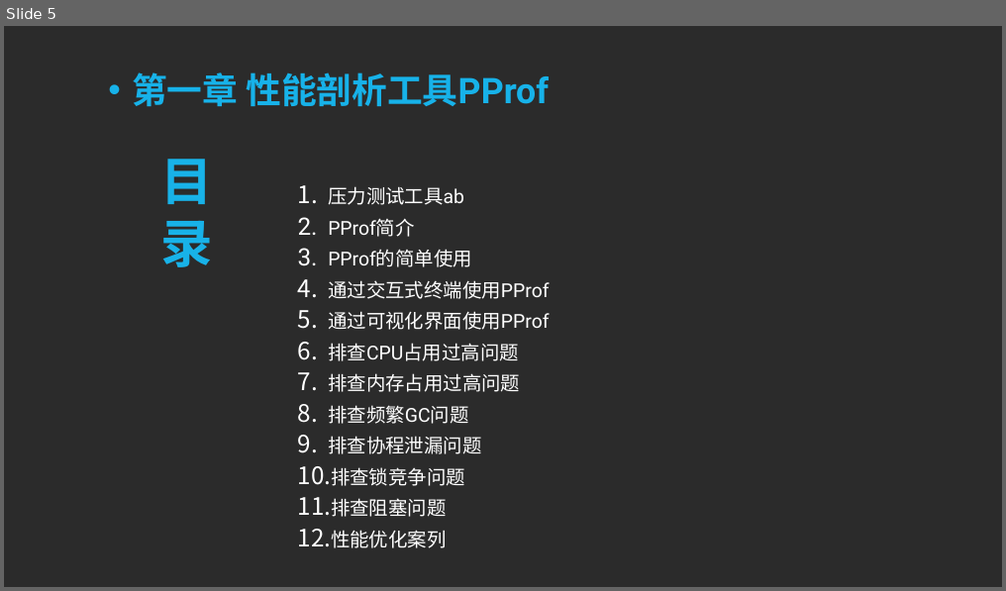
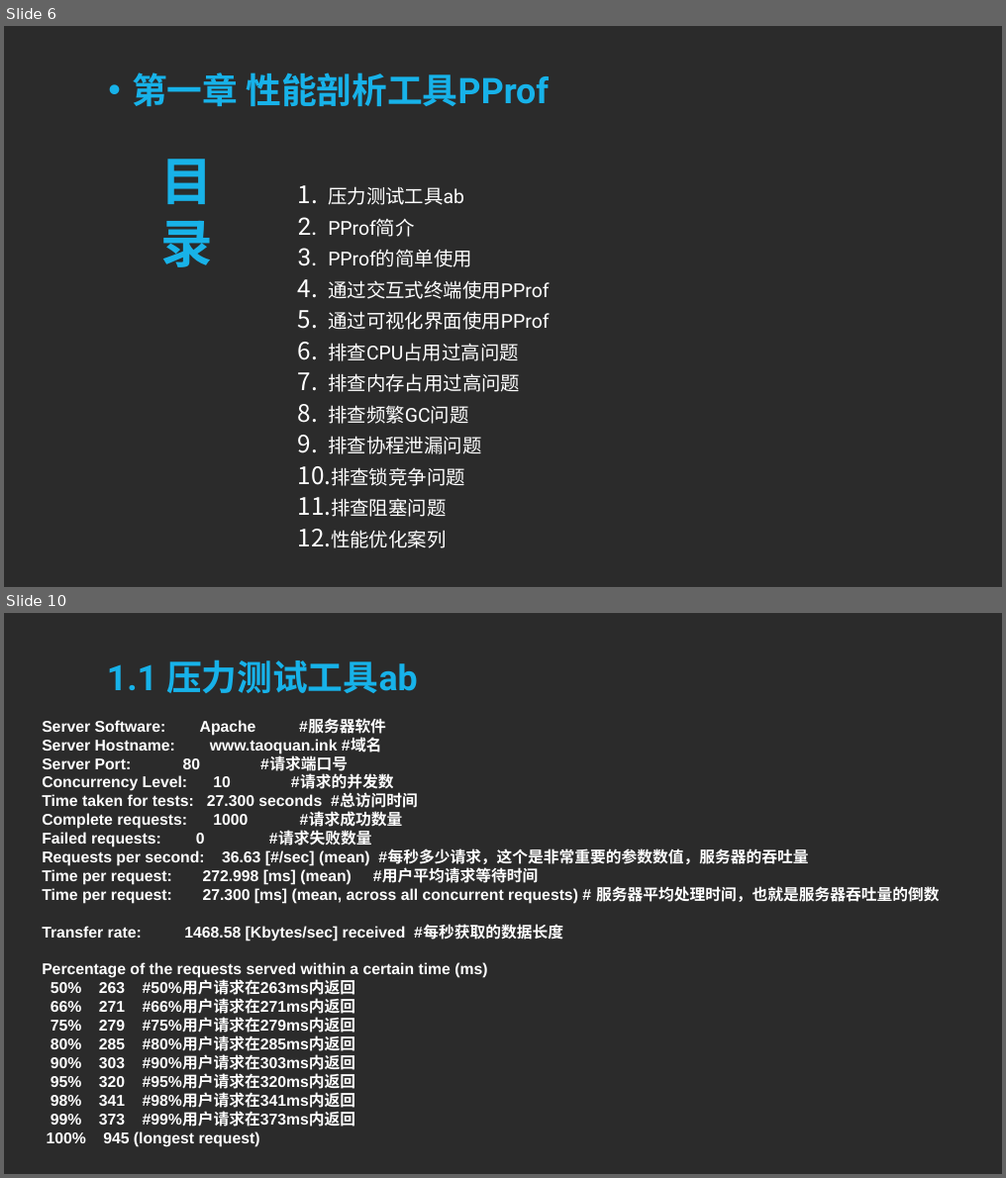
Before and after one commit to sqc157400661/Snail, a slide deck: Go专题系列/性能分析和优化专题/性能分析和优化专题.pptx. Shown one above the other, each under a label of ours: slide 5 before the commit, slides 6 and 10 after it; the slides between them are not shown. The pictures are 1006x591 and 1006x1178 pixels, drawn with LibreOffice and Linux fonts; fonts in the diff are those of the drawing; background and template pictures are left out; a plain dark background stands for a picture behind light text. Boxes give left, top, right and bottom in pixels: in the first picture for what was removed or moved away, otherwise in the second. Text is boxed around its words. In the diff, an @@ line names an element or a change of style, - is before the commit and + after.

```diff
--- a/Go专题系列/性能分析和优化专题/性能分析和优化专题.pptx
+++ b/Go专题系列/性能分析和优化专题/性能分析和优化专题.pptx
@@ slide 10 added at bbox=[4, 613, 1002, 1174], background picture (left out) @@
@@ title added at bbox=[107, 660, 418, 693], 68 pt, text #17B2E9, bold @@
+1.1 压力测试工具ab
@@ text added at bbox=[42, 719, 939, 1148], 30 pt, text #FFFFFF, bold @@
+Server Software: Apache #服务器软件
+Server Hostname: www.taoquan.ink #域名
+Server Port: 80 #请求端口号
+Concurrency Level: 10 #请求的并发数
+Time taken for tests: 27.300 seconds #总访问时间
+Complete requests: 1000 #请求成功数量
+Failed requests: 0 #请求失败数量
+Requests per second: 36.63 [#/sec] (mean) #每秒多少请求，这个是非常重要的参数数值，服务器的吞吐量
+Time per request: 272.998 [ms] (mean) #用户平均请求等待时间
+Time per request: 27.300 [ms] (mean, across all concurrent requests) # 服务器平均处理时间，也就是服务器吞吐量的倒数
+Transfer rate: 1468.58 [Kbytes/sec] received #每秒获取的数据长度
+Percentage of the requests served within a certain time (ms)
+50% 263 #50%用户请求在263ms内返回
+66% 271 #66%用户请求在271ms内返回
+75% 279 #75%用户请求在279ms内返回
+80% 285 #80%用户请求在285ms内返回
+90% 303 #90%用户请求在303ms内返回
+95% 320 #95%用户请求在320ms内返回
+98% 341 #98%用户请求在341ms内返回
+99% 373 #99%用户请求在373ms内返回
+100% 945 (longest request)
@@ what was slide 5 is now slide 6 @@
```
Also in this commit, not shown: 2 slides changed, 26 other slides added, 2 slides removed, 3 other files.
